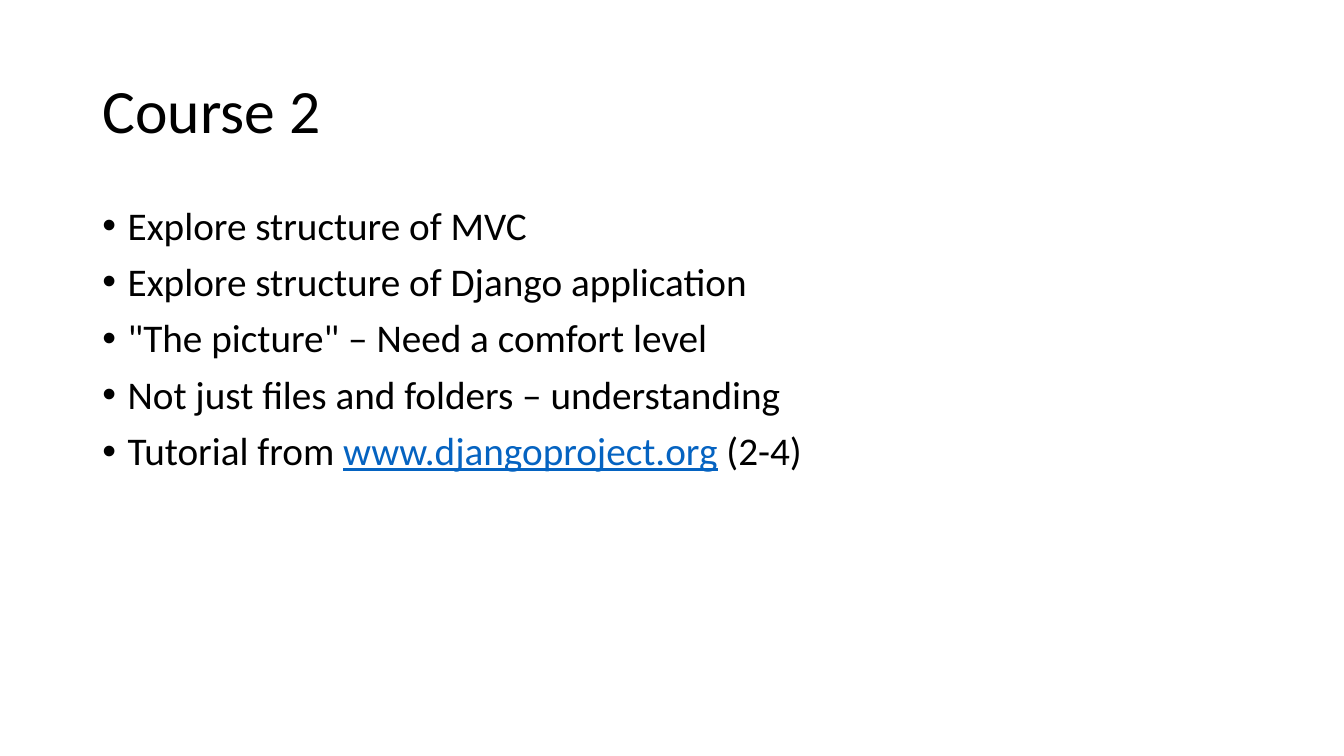
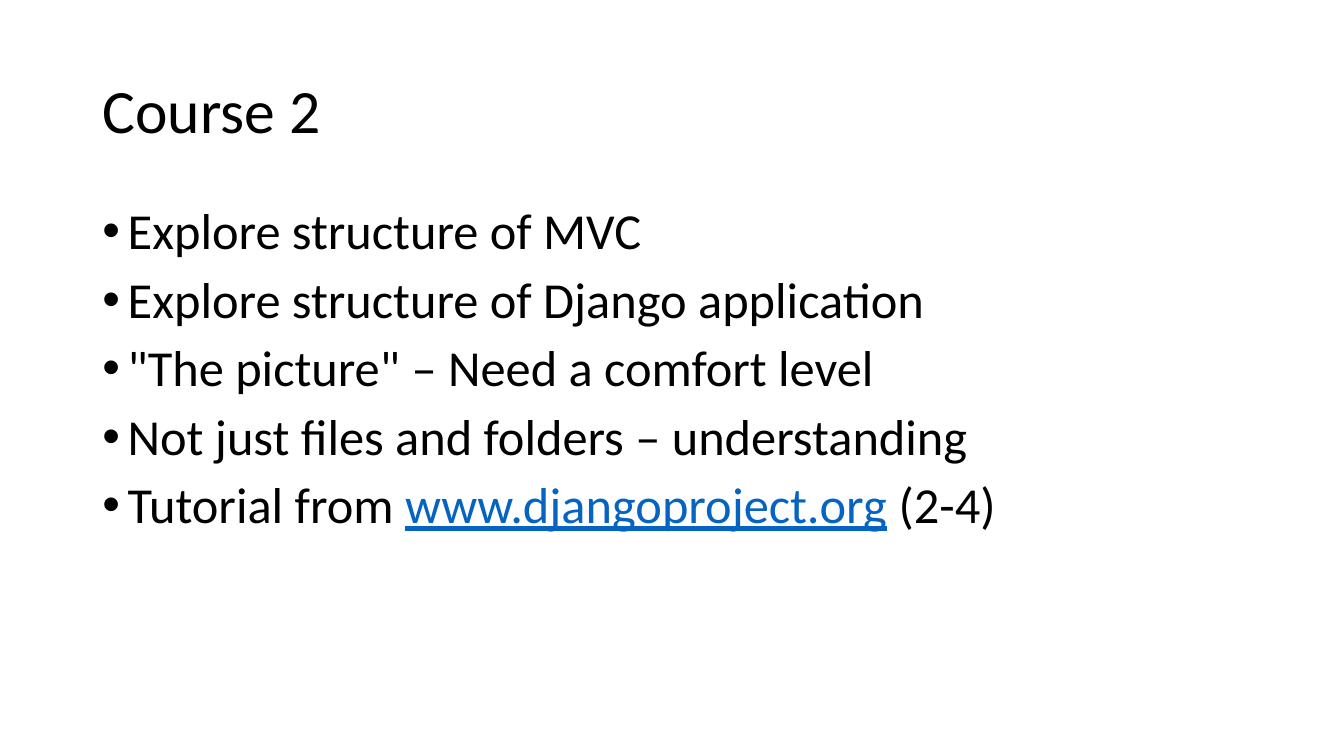
Before and after one commit to csev/dj4e, a slide deck: slide 3 of lectures/DJ-00-MOOC-Welcome.pptx. Drawn at 1344x756 pixels with LibreOffice and Linux fonts; fonts in the diff are those of the drawing. Boxes give left, top, right and bottom in pixels: in the first picture for what was removed or moved away, otherwise in the second. Text is boxed around its words. In the diff, an @@ line names an element or a change of style, - is before the commit and + after.

```diff
--- a/lectures/DJ-00-MOOC-Welcome.pptx
+++ b/lectures/DJ-00-MOOC-Welcome.pptx
@@ text "Explore structure of MVC" at bbox=[128, 214, 996, 532]: size 28 to 36 pt @@
```
Also in this commit, not shown: 3 other slides changed, 1 other file.
